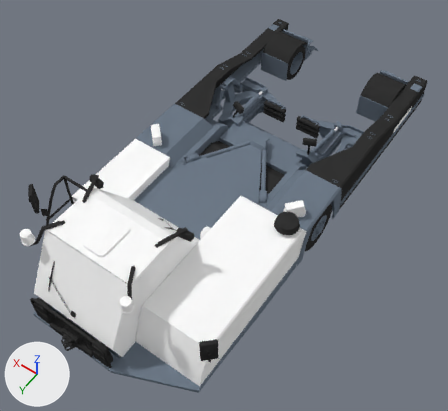
The Blender file objects/src/AST-3F.blend as it was, and as the next commit left it.
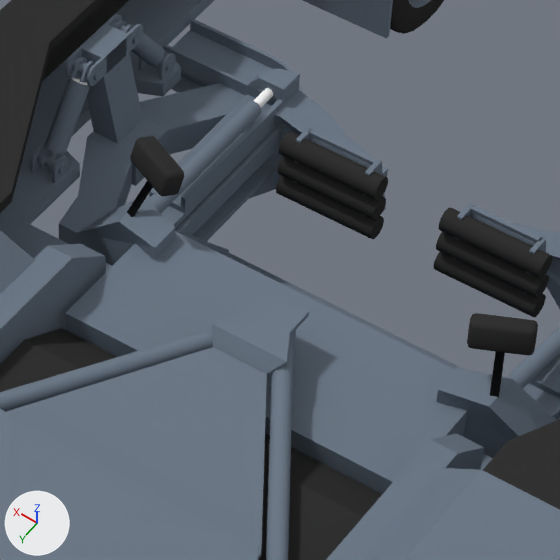
The first picture shows the older version from a 50 mm camera at (-3.42, 5.13, 7.28) aimed at (-0.14, 0.54, 0.07). The close-ups show both versions on the part from 46% to 72% of the width and 18% to 46% of the height of that picture; other places that the commit changed are outside them. The lights are fixed; the arrows at lower left show +X, +Y and +Z.

Names of what the first close-up shows: 'Centerbody', 'Centerbody moving plenum', 'Centerbody moving tip', 'Centerbody underbody', 'Floor panel', 'Front lift arm', 'Left lift rollers', 'Left lift rollers.001', 'Lift track', 'Main fender', 'Right lift arm', 'Side panels'.
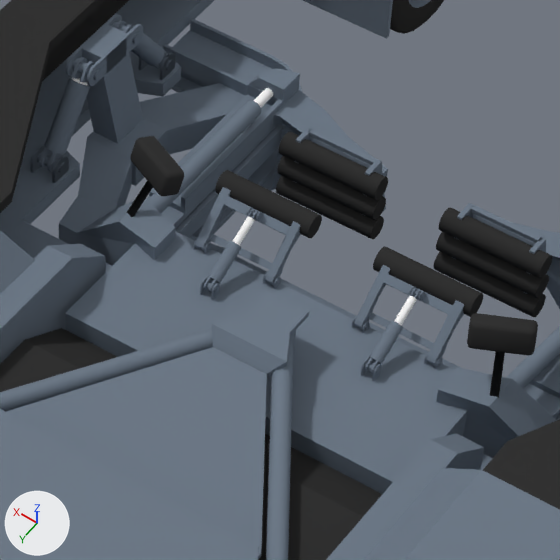
Location of each change, (x1, y1, x2, y2) in pixels of the close-ups (560 x 560 px):
'Tire sense roller', added (black): after (215, 170, 483, 317)
'Tire sense cradle', added (blue): after (195, 187, 464, 366)
'Tire sense piston fixed', added (blue): after (203, 241, 403, 374)
'Tire sense piston telescoping', added: after (233, 209, 421, 325)
    faces in mat_shiny_metal (its picture is missing): (233, 216, 417, 325)
'Tire sense piston mount', added: after (200, 278, 381, 381)
'Tire sense mount', added: after (193, 237, 442, 369)
'Tire sense piston telescoping mount', added: after (246, 207, 426, 301)

Patch to the scene script:
```diff
--- a/objects/src/AST-3F.blend.py
+++ b/objects/src/AST-3F.blend.py
@@ ob_tire_sense_piston_mount @@
+ob_tire_sense_piston_mount = bpy.data.objects.new('Tire sense piston mount', me_cube_039)  # 168 vertices, 46 faces; spans x -0.006..0.05, y -0.0197..0.0197, z -0.0269..0.0269; in mat_dark_grey_metal (its picture is missing); modifiers MIRROR
+ob_tire_sense_piston_mount.parent = ob_centerbody_moving_tip
+ob_tire_sense_piston_mount.location = (-0.332, -0.779, 0.238)
@@ ob_tire_sense_piston_fixed @@
+ob_tire_sense_piston_fixed = bpy.data.objects.new('Tire sense piston fixed', me_cube_034)  # 168 vertices, 46 faces; spans x -0.729..-0.682, y -0.154..0.017, z -0.017..0.091; in mat_dark_grey_metal (its picture is missing); modifiers MIRROR
+ob_tire_sense_piston_fixed.parent = ob_centerbody_moving_tip
+ob_tire_sense_piston_fixed.location = (0.396, -0.778, 0.248)
+ob_tire_sense_piston_fixed.rotation_euler = (-0.00692, 0.0, 0.0)  # degrees (-0.4, 0, 0)
@@ ob_tire_sense_piston_telescoping @@
+ob_tire_sense_piston_telescoping = bpy.data.objects.new('Tire sense piston telescoping', me_cube_041)  # 168 vertices, 46 faces; spans x -0.5265..-0.4994, y -0.0145..0.1211, z -0.0681..0.014; in mat_dark_grey_metal (its picture is missing), mat_shiny_metal (its picture is missing); modifiers MIRROR
+ob_tire_sense_piston_telescoping.parent = ob_tire_sense_cradle
+ob_tire_sense_piston_telescoping.location = (0.203, -1.031, 0.373)
+ob_tire_sense_piston_telescoping.rotation_euler = (0.00328, 0.0, 0.0)  # degrees (0.2, 0, 0)
@@ ob_tire_sense_cradle @@
+ob_tire_sense_cradle = bpy.data.objects.new('Tire sense cradle', me_cube_024)  # 90 vertices, 47 faces; spans x -0.153..0.153, y -0.21..0.022, z -0.023..0.155; in mat_dark_grey_metal (its picture is missing); modifiers MIRROR
+ob_tire_sense_cradle.parent = ob_centerbody_moving_tip
+ob_tire_sense_cradle.location = (-0.31, -0.939, 0.237)
+ob_tire_sense_cradle.rotation_euler = (-0.0171, 0.0, 0.0)  # degrees (-1, 0, 0)
@@ ob_tire_sense_roller @@
+ob_tire_sense_roller = bpy.data.objects.new('Tire sense roller', me_cylinder_033)  # 64 vertices, 18 faces; spans x -0.181..0.182, y -0.042..0.042, z -0.042..0.042; in mat_black_fenders (its picture is missing); modifiers MIRROR
+ob_tire_sense_roller.parent = ob_tire_sense_cradle
+ob_tire_sense_roller.location = (-0.307, -1.111, 0.355)
+ob_tire_sense_roller.rotation_euler = (0.00298, 0.0, 0.0)  # degrees (0.2, 0, 0)
@@ ob_tire_sense_piston_telescoping_mount @@
+ob_tire_sense_piston_telescoping_mount = bpy.data.objects.new('Tire sense piston telescoping mount', me_cube_043)  # 168 vertices, 46 faces; spans x -0.005..0.0416, y -0.0236..0.0186, z -0.0244..0.0195; in mat_dark_grey_metal (its picture is missing); modifiers MIRROR
+ob_tire_sense_piston_telescoping_mount.parent = ob_tire_sense_cradle
+ob_tire_sense_piston_telescoping_mount.location = (-0.329, -1.036, 0.368)
@@ ob_tire_sense_mount @@
+ob_tire_sense_mount = bpy.data.objects.new('Tire sense mount', me_cube_042)  # 168 vertices, 46 faces; spans x -0.0057..0.0478, y -0.0169..0.0169, z -0.0231..0.0231; in mat_dark_grey_metal (its picture is missing); modifiers ARRAY, MIRROR
+ob_tire_sense_mount.parent = ob_centerbody_moving_tip
+ob_tire_sense_mount.location = (-0.467, -0.936, 0.224)
```
